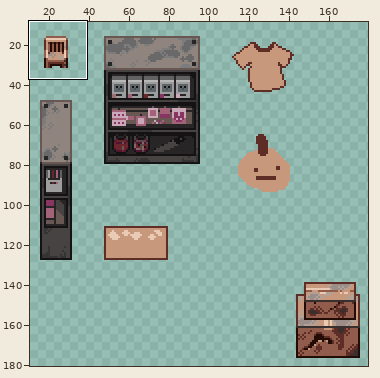
Two states of a sprite sheet, assets/sprites/objects/sprsheet_obj_warmsubject_real_max.png. Above: a wide view before the commit, with the close-up outlined.
Close-up. Before:
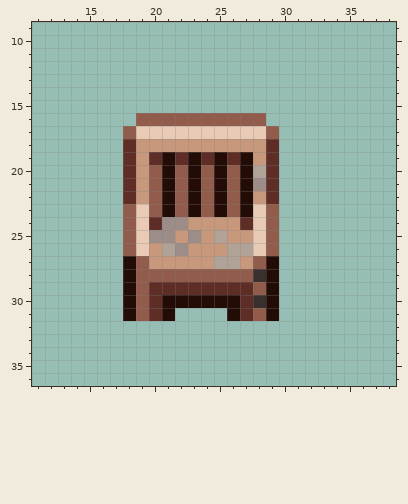
The file is 192x192 pixels. Shown: x 11..38, y 9..36. The wide view leaves out empty margins. The commit also changed other parts of the picture, which this record leaves out.
New version:
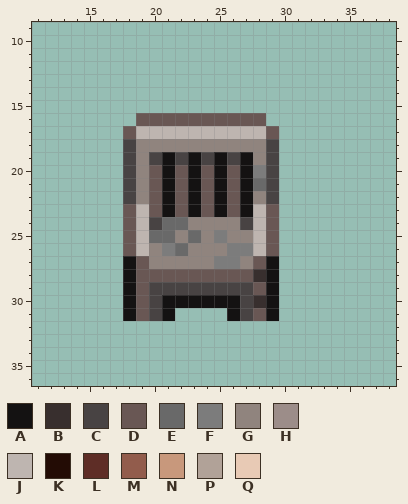
Palette (. is transparent): A #141212  B #382f2e  C #484343  D #695754  E #696969  F #7c7c7c  G #90847e  H #9c8d89  J #beb5b0  K #230c05  L #5e2d26  M #925c4c  N #c8987c  P #b1a298  Q #e8cab5
What changed:
@@ x 16..31 @@
 15 ................
-16 ...MMMMMMMMMM...
-17 ..MQQQQQQQQQQM..
-18 ..LNNNNNNNNNNL..
-19 ..LNLKLKLKLKNL..
-20 ..LNMKMKMKMKPL..
-21 ..LNMKMKMKMKHL..
-22 ..LNMKMKMKMKNL..
-23 ..MQMKMKMKMKQM..
-24 ..MQLHHNNNNLQM..
-25 ..MQHHNHNPNNQM..
-26 ..MQNPHNNNPPQM..
-27 ..KMNNNNNPPNMK..
-28 ..KMMMMMMMMMBK..
-29 ..KMLLLLLLLLMK..
-30 ..KMLKKKKKKLBK..
-31 ..KMLK....KLMK..
+16 ...DDDDDDDDDD...
+17 ..DJJJJJJJJJJD..
+18 ..CGGGGGGGGGGC..
+19 ..CGCACACACAGC..
+20 ..CGDADADADAFC..
+21 ..CGDADADADAEC..
+22 ..CGDADADADAGC..
+23 ..DJDADADADAJD..
+24 ..DJCEEGGGGCJD..
+25 ..DJEEGEGFGGJD..
+26 ..DJGFEGGGFFJD..
+27 ..ADGGGGGFFGDA..
+28 ..ADDDDDDDDDBA..
+29 ..ADCCCCCCCCDA..
+30 ..ADCAAAAAACBA..
+31 ..ADCA....ACDA..
 32 ................
Boxes around the changes in both close-ups, in picture pixels (x1, y1, x2, y2):
changed: (123, 113, 279, 321)
